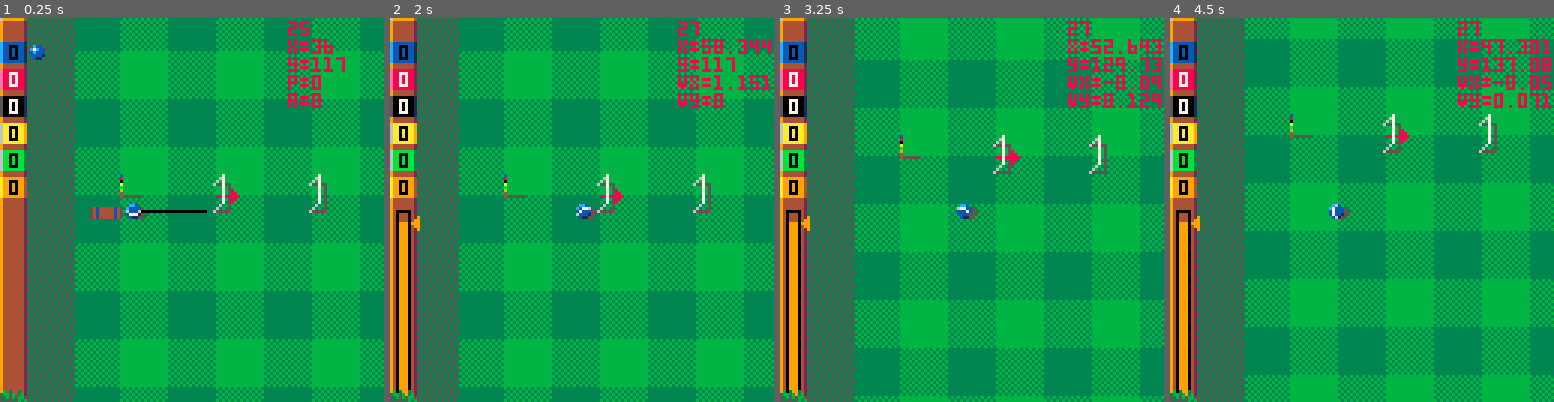
Above: before the commit, frames 1-4 (left to right).
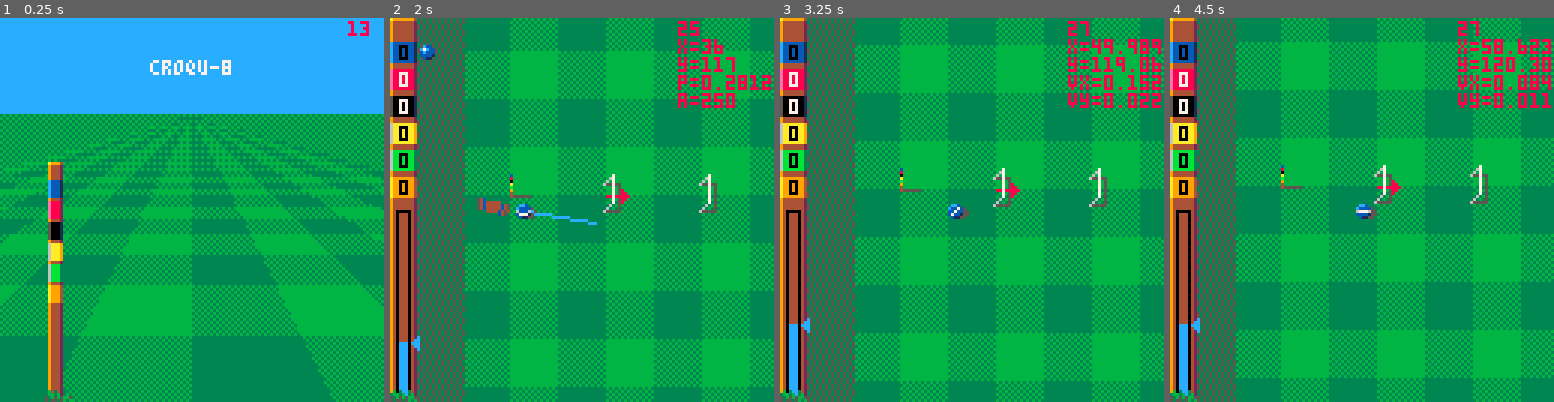
Above: after the commit, the same moments.

Repository: Joeltronics/croqu-8
Game: PICO-8 cartridge croquet.p8
Same seed, same stepped clock (60 frames per second), same inputs: the game is played once before the commit and once after it.
Inputs:
- Up to frame 1 (0.25 s): no input
- Up to frame 2 (2 s): tap X (X key) at 0.33, 1.07, 1.85 s; tap O (Z key) at 0.7, 1.7 s; hold Right from 1.6 s (still down)
- Up to frame 3 (3.25 s): release Right at 2.1 s; tap O (Z key) at 2.1, 2.5, 2.9 s; hold Up 2.15-2.42 s; hold Right 2.47-3.03 s; tap X (X key) at 2.97 s; hold Left from 3.08 s (still down)
- Up to frame 4 (4.5 s): tap O (Z key) at 3.3, 3.7, 4.1 s; release Left at 3.58 s; hold Down 3.63-3.97 s; hold Right from 4.02 s (still down); tap X (X key) at 4.08 s

The runs differ from the first frame. In frame 1, 62% of the frame differs, in the area x 0-100%, y 0-100%; in frame 2, 9.1%; in frame 3, 30%; in frame 4, 41%.

Commit message:
Title screen
* No actual functionality yet

Diff:
--- a/croquet.p8
+++ b/croquet.p8
@@ -79,6 +79,8 @@
 -- Graphics Consts
 --
 
+TITLE_SCREEN_STRIPES = 3 -- The actual number is 2*TITLE_SCREEN_STRIPES + 1
+
 DEFAULT_PALT = 0b0001000000000000
 
 DISPLAY_PALETTE = {
@@ -106,6 +108,8 @@
 --
 -- Globals
 --
+
+game_started = false
 
 players = {}
 balls = {}
@@ -476,6 +480,96 @@
 end
 
 --
+-- Title screen
+--
+
+function update_title_screen()
+
+	local op = btnp(4)
+
+	-- TODO: title screen logic (select number of players, etc)
+
+	if op then
+		game_started = true
+	end
+end
+
+function draw_title_screen()
+	camera()
+
+	-- Background
+
+	rectfill(0, 0, 127, 31, 12)
+	fillp(0b0101101001011010)
+	rectfill(0, 32, 127, 127, 0xD3)
+	fillp()
+
+	for y=33,127 do
+
+		local w = 0.5 * (y - 32)
+		local d = 1/w
+
+		local stripe = ((128 * d + 1.5) % 2) >= 1
+		if (y <= 48) stripe = (y % 2) < 1
+
+		if stripe then
+			for idx=-TITLE_SCREEN_STRIPES,TITLE_SCREEN_STRIPES do
+				local x = 64 - 2*idx*w
+				line(x - w, y, x - 1, y, 0xD)
+			end
+		else
+			for idx=-TITLE_SCREEN_STRIPES,TITLE_SCREEN_STRIPES do
+				local x = 64 - 2*idx*w
+				line(x, y, x + w - 1, y, 0x3)
+			end
+		end
+	end
+
+	-- Text besides players
+
+	print_centered('croqu-8', 64, 14, 7)
+
+	if (time() % 1.0) > 0.5 then
+		print_centered('press 🅾️', 64, 110, 7)
+	end
+
+	-- Pole
+
+	local x1, x2, y1 = 16, 20, 48
+
+	rectfill(x1, y1, x2, 128, 4)
+	line(x1, y1, x1, 128, 9)
+	line(x1, y1, x2, y1, 9)
+	line(x2, y1, x2, 128, 2)
+	pset(x1, y1, 10)
+	pset(x2, y1, 4)
+
+	pal()
+	palt()
+	spr(54, x1 - 1, 124, 2, 1)
+	reset_palette()
+
+	-- Stripes & player info
+
+	for idx = 1,#players do
+		local p = players[idx]
+
+		local py1 = y1 + 7*idx - 1
+		local py2 = py1 + 5
+
+		rectfill(x1 + 1, py1, x2 - 1, py2, p.color_main)
+		line(x1, py1, x1, py2, p.color_light)
+		line(x2, py1, x2, py2, p.color_dark)
+
+		-- TODO: print which players are enabled (or CPU, once that's implemented)
+	end
+
+	if (DEBUG) print(round(stat(1) * 100), 116, 1, 8)
+
+	pal(DISPLAY_PALETTE, 1)
+end
+
+--
 -- Game logic
 --
 
@@ -662,6 +756,11 @@
 end
 
 function _update60()
+
+	if not game_started then
+		update_title_screen()
+		return
+	end
 
 	local player = players[player_idx]
 	local player_ball, op, x = player.ball, btnp(4), btn(5)
@@ -898,8 +997,8 @@
 	line(STATUS_BAR_WIDTH, 1, STATUS_BAR_WIDTH, 128, 2)
 	line(0, 1, 0, 128, 9)
 	line(0, 0, STATUS_BAR_WIDTH, 0, 9)
+	pset(0, 0, 10)
 	pset(STATUS_BAR_WIDTH, 0, 4)
-	pset(0, 0, 6)
 
 	for idx = 1,#players do
 		local p = players[idx]
@@ -962,6 +1061,11 @@
 function _draw()
 
 	reset_palette()
+
+	if not game_started then
+		draw_title_screen()
+		return
+	end
 
 	local player, sprites, x, y = players[player_idx], {}
 	local next_wicket = WICKETS[player.last_wicket_idx + 1]
Not shown, changed: README.md
